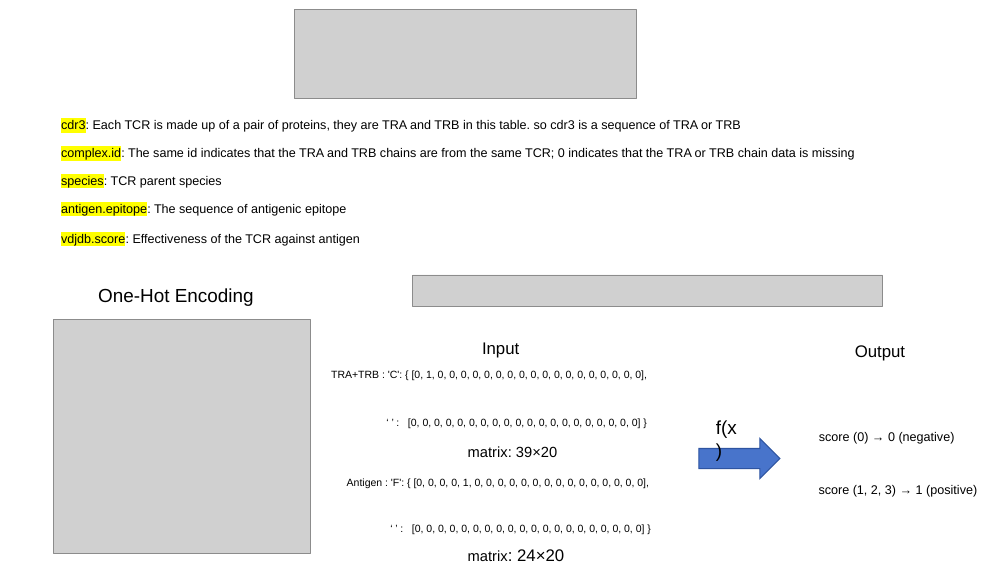
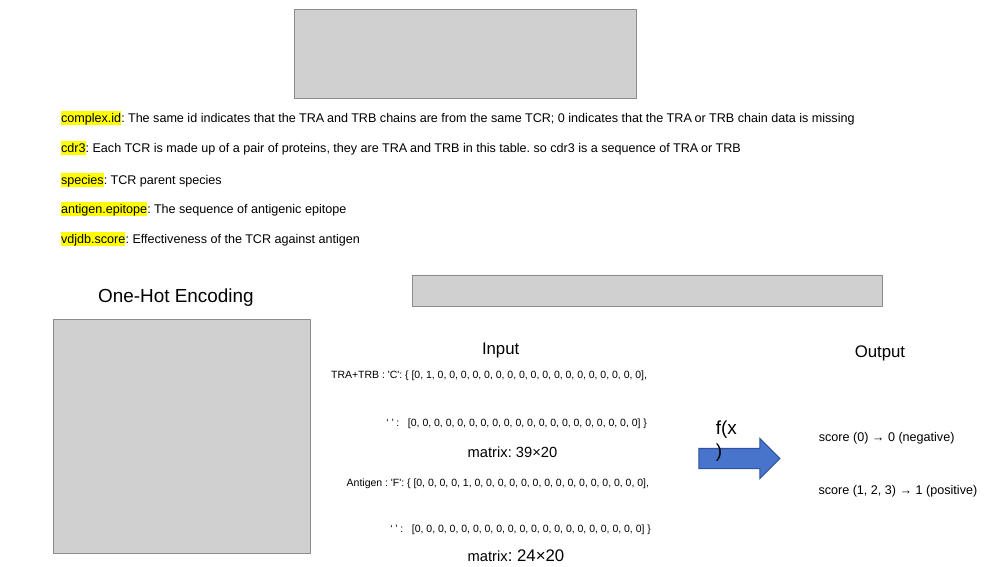
Before and after one commit to UoB-DSMP-2023-24/dsmp-2024-group03, a slide deck: slide 1 of PPT./pre.v2.pptx. Drawn at 1008x567 pixels with LibreOffice and Linux fonts; fonts in the diff are those of the drawing; grey boxes stand for pictures. Boxes give left, top, right and bottom in pixels: in the first picture for what was removed or moved away, otherwise in the second. Text is boxed around its words. In the diff, an @@ line names an element or a change of style, - is before the commit and + after.

Commit message:
git

```diff
--- a/PPT./pre.v2.pptx
+++ b/PPT./pre.v2.pptx
@@ text "complex.id: The same id indicates ...": place and size @@
-text "complex.id: The same id indicates ..." at (61,147,855,160)
+text "complex.id: The same id indicates ..." at (61,112,855,125)
@@ text "cdr3: Each TCR is made ...": place and size @@
-text "cdr3: Each TCR is made ..." at (61,120,741,133)
+text "cdr3: Each TCR is made ..." at (61,142,741,155)
```
